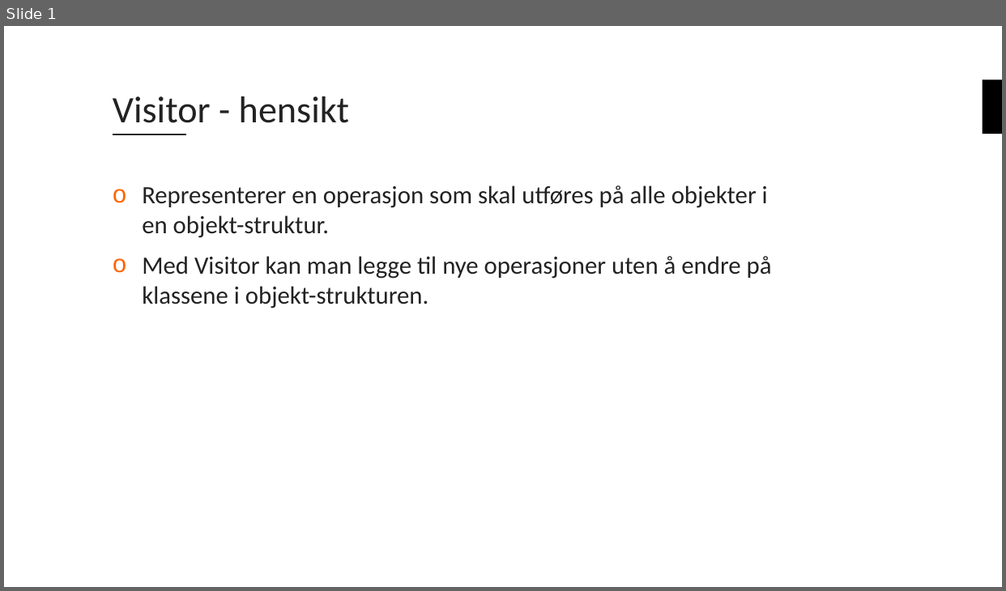
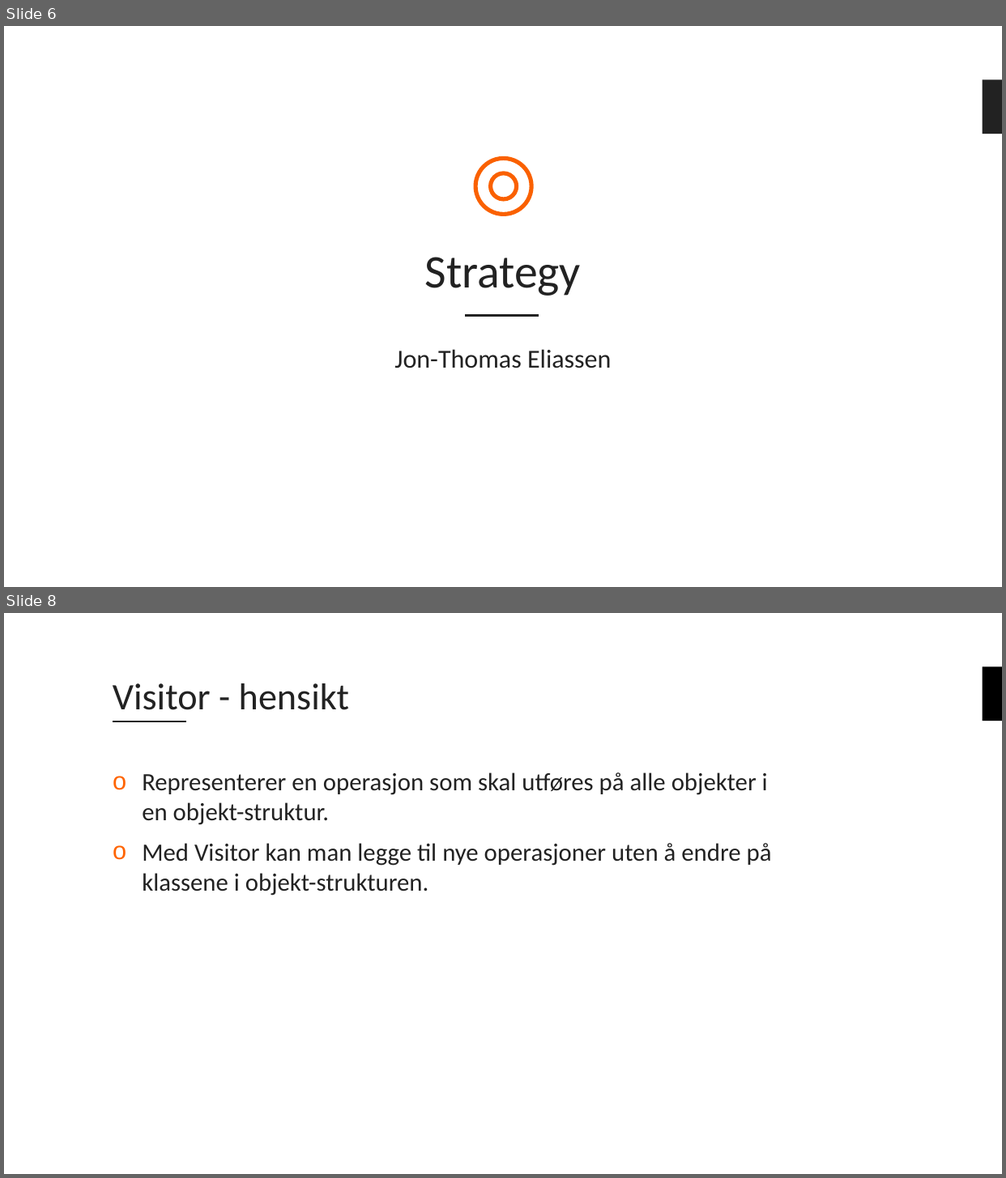
Before and after one commit to bouvet/VisitorAndStrategyPattern, a slide deck: Presentasjon.pptx. Shown one above the other, each under a label of ours: slide 1 before the commit, slides 6 and 8 after it; the slides between them are not shown. The pictures are 1006x591 and 1006x1178 pixels, drawn with LibreOffice and Linux fonts; fonts in the diff are those of the drawing; background and template pictures are left out. Boxes give left, top, right and bottom in pixels: in the first picture for what was removed or moved away, otherwise in the second. Text is boxed around its words. In the diff, an @@ line names an element or a change of style, - is before the commit and + after.

```diff
--- a/Presentasjon.pptx
+++ b/Presentasjon.pptx
@@ slide 6 added at (x1=4, y1=26, x2=1002, y2=587), background #FFFFFF @@
@@ rectangle added at (x1=982, y1=80, x2=1002, y2=134), fill #222222 @@
@@ ellipse added at (x1=475, y1=159, x2=532, y2=215), outline #FA6100 4 pt @@
@@ ellipse added at (x1=491, y1=173, x2=517, y2=199), outline #FA6100 4 pt @@
@@ title added at (x1=425, y1=257, x2=582, y2=296), 45 pt, text #222222 @@
+Strategy
@@ line added from (465, 316) to (539, 316), #222222 2 pt @@
@@ subtitle added at (x1=394, y1=349, x2=612, y2=369), 25 pt, text #222222 @@
+Jon-Thomas Eliassen
@@ what was slide 1 is now slide 8 @@
```
Also in this commit, not shown: 9 other slides added.
